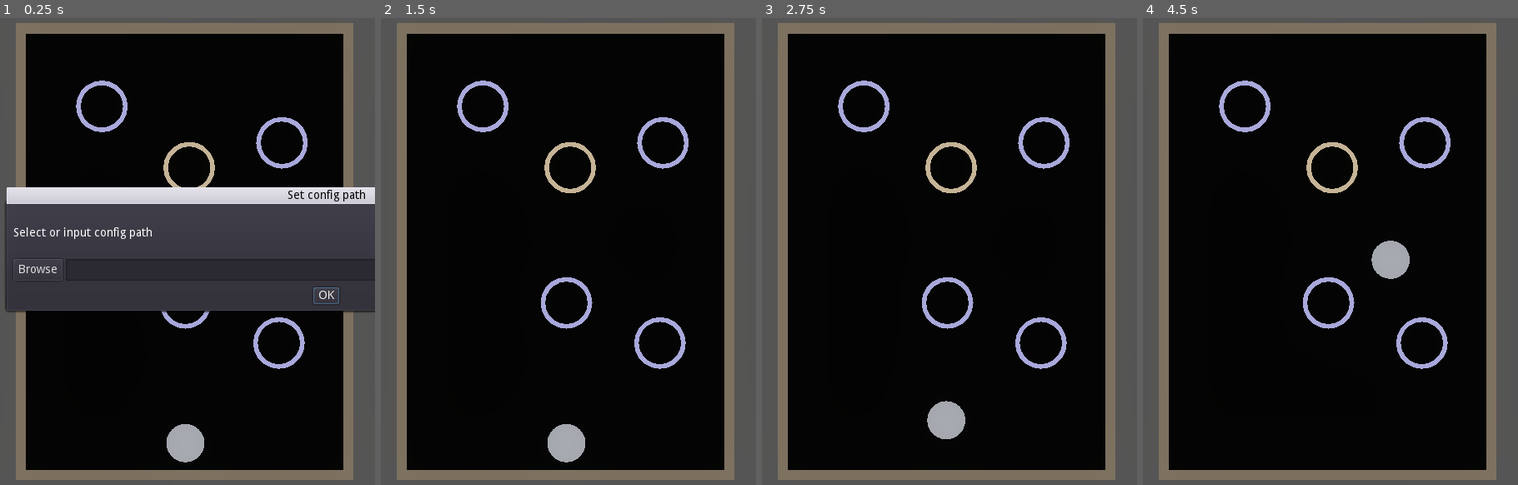
Above: before the commit, frames 1-4 (left to right).
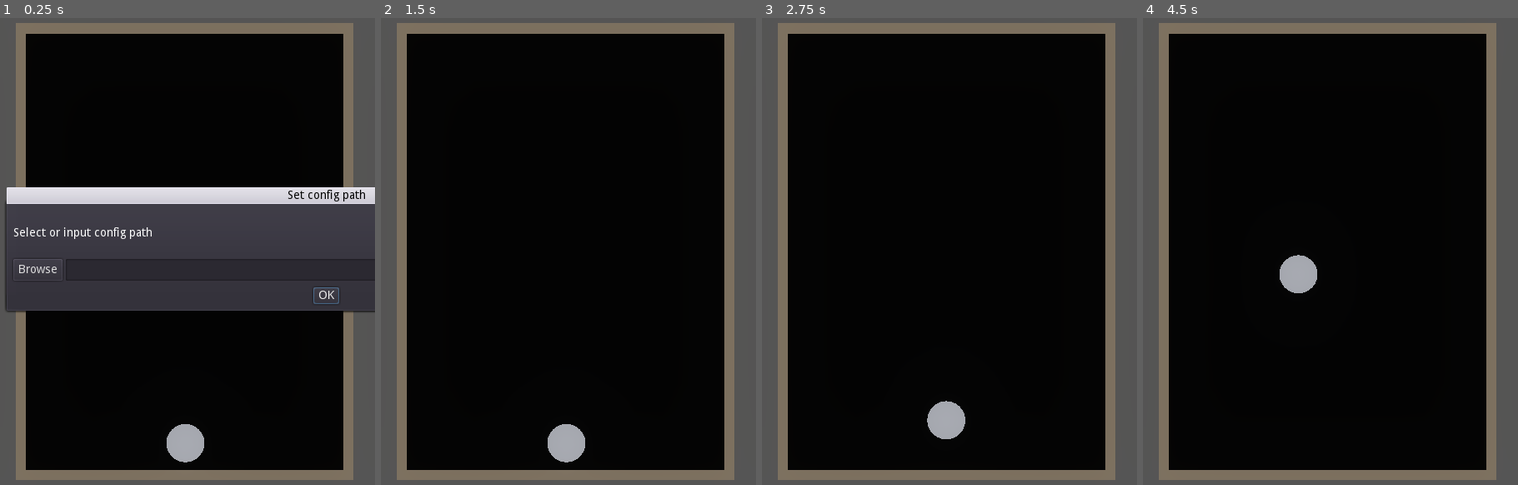
Above: after the commit, the same moments.

Repository: ZhekaHauska/pinball
Game: Godot game, scene res://scenes/Env.tscn
The game is run twice, just before and just after one commit, with the same random seed, the same clock (stepped at 60 frames per second) and the same inputs.
Inputs (mouse positions are in pixels of both pictures, inside the frame that each line leads up to):
- Up to frame 1 (0.25 s): no input
- Up to frame 2 (1.5 s): click (733, 270) at 0.52 s; type "12" at 0.6 s; click "OK" at 1.25 s
- Up to frame 3 (2.75 s): tap Enter at 2 s; hold Right (turn_right) from 2.03 s (still down); tap Space (fire) at 2.1 s
- Up to frame 4 (4.5 s): release Right (turn_right) at 2.78 s; hold Left (turn_left) 2.78-3.53 s; tap Space (fire) at 2.85, 3.6, 4.35 s; hold Right (turn_right) from 3.53 s (still down)

The runs differ from the first frame. In frame 1, 1.6% of the frame differs, in the area x 20-82%, y 13-76%; in frame 2, 1.9%; in frame 3, 1.9%; in frame 4, 3.2%.

Commit message:
add delay for attractors

Diff:
--- a/project.godot
+++ b/project.godot
@@ -27,6 +27,7 @@
 [display]
 
 window/size/width=450
+window/vsync/use_vsync=false
 
 [gui]
 
--- a/scenes/Env.tscn
+++ b/scenes/Env.tscn
@@ -1,9 +1,7 @@
-[gd_scene load_steps=17 format=2]
+[gd_scene load_steps=15 format=2]
 
 [ext_resource path="res://scenes/Agent.tscn" type="PackedScene" id=1]
 [ext_resource path="res://scenes/Ball.tscn" type="PackedScene" id=2]
-[ext_resource path="res://scenes/RandomForce.tscn" type="PackedScene" id=3]
-[ext_resource path="res://scenes/Attractor.tscn" type="PackedScene" id=4]
 [ext_resource path="res://scripts/Env.gd" type="Script" id=5]
 [ext_resource path="res://scripts/Settings.gd" type="Script" id=6]
 [ext_resource path="res://scripts/RGBCameraSensor3D.gd" type="Script" id=7]
@@ -112,28 +110,7 @@
 
 [node name="RandomForces" type="Node" parent="."]
 
-[node name="ForceArea1" parent="RandomForces" instance=ExtResource( 3 )]
-transform = Transform( 1, 0, 0, 0, 1, 0, 0, 0, 1, -2.18174, 0.756149, -8.78569 )
-strength = 5
-
-[node name="ForceArea2" parent="RandomForces" instance=ExtResource( 3 )]
-transform = Transform( 1, 0, 0, 0, 1, 0, 0, 0, 1, 2.44137, 0.778606, -2.61198 )
-strength = 5
-
-[node name="ForceArea3" parent="RandomForces" instance=ExtResource( 3 )]
-transform = Transform( 1, 0, 0, 0, 1, 0, 0, 0, 1, 0.000598669, 0.756149, -3.65985 )
-strength = 5
-
-[node name="ForceArea4" parent="RandomForces" instance=ExtResource( 3 )]
-transform = Transform( 1, 0, 0, 0, 1, 0, 0, 0, 1, 2.52112, 0.778606, -7.83626 )
-strength = 5
-
 [node name="Attractors" type="Node" parent="."]
-
-[node name="Attractor" parent="Attractors" instance=ExtResource( 4 )]
-transform = Transform( 1, 0, 0, 0, 1, 0, 0, 0, 1, 0.0989819, 0.763111, -7.18637 )
-strength = 0.5
-frequency = 100.0
 
 [node name="GUI" type="Control" parent="."]
 pause_mode = 2
--- a/scripts/Env.gd
+++ b/scripts/Env.gd
@@ -88,6 +88,7 @@
 func _input(event):
 	if Input.is_action_just_pressed("reset"):
 		reset()
+		OS.delay_msec(50)
 
 	if Input.is_action_just_pressed("settings"):
 		$GUI/Settings.popup()
@@ -137,11 +138,12 @@
 				_set_sensor_size(size)
 
 func reset():
+	for att in $Attractors.get_children():
+		att.attracted_body = null
+
 	$Ball.translation = initial_ball_position
 	$Ball.angular_velocity = Vector3.ZERO
 	$Ball.linear_velocity = Vector3.ZERO
-	for att in $Attractors.get_children():
-		att.attracted_body = null
 
 func load_json_data(path):
 	var file = File.new()
